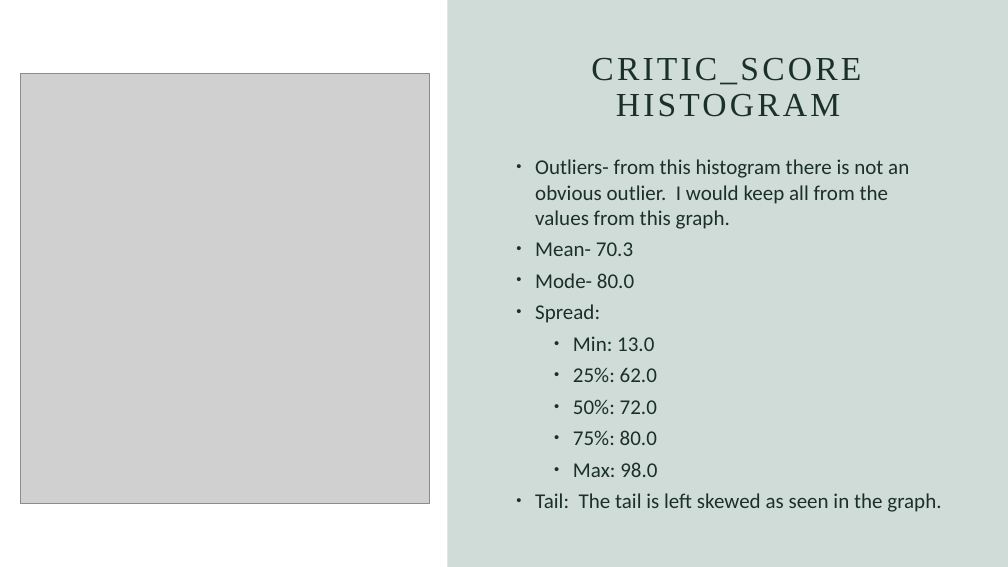
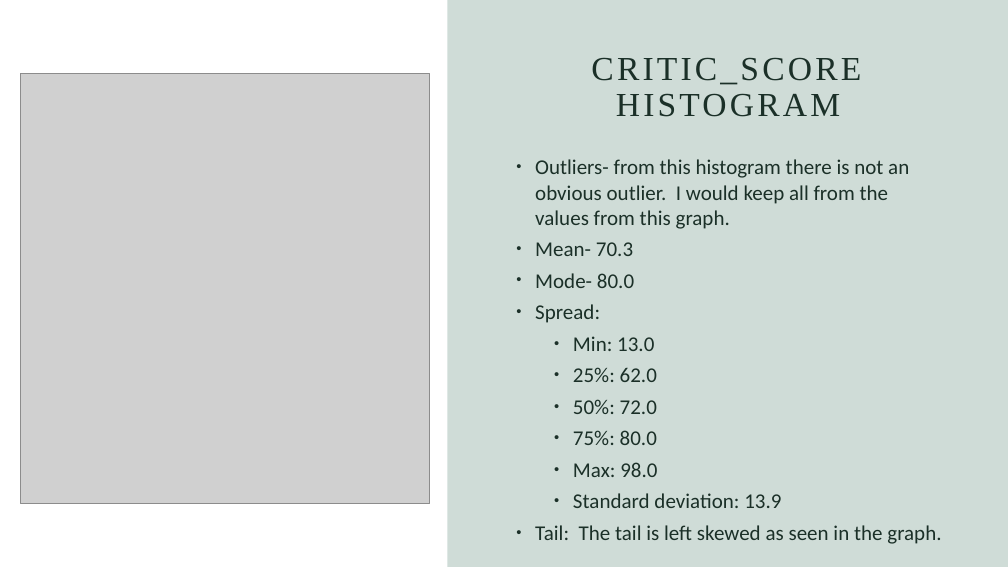
Before and after one commit to ncreed44/DSC_530_Project, a slide deck: slide 3 of Video Game Sales Presentation.pptx. Drawn at 1008x567 pixels with LibreOffice and Linux fonts; fonts in the diff are those of the drawing; grey boxes stand for pictures. Boxes give left, top, right and bottom in pixels: in the first picture for what was removed or moved away, otherwise in the second. Text is boxed around its words. In the diff, an @@ line names an element or a change of style, - is before the commit and + after.

```diff
--- a/Video Game Sales Presentation.pptx
+++ b/Video Game Sales Presentation.pptx
@@ text at <box>573,493,781,508</box>: paragraph added @@
+  • Standard deviation: 13.9
```
Also in this commit, not shown: 4 other slides changed.
